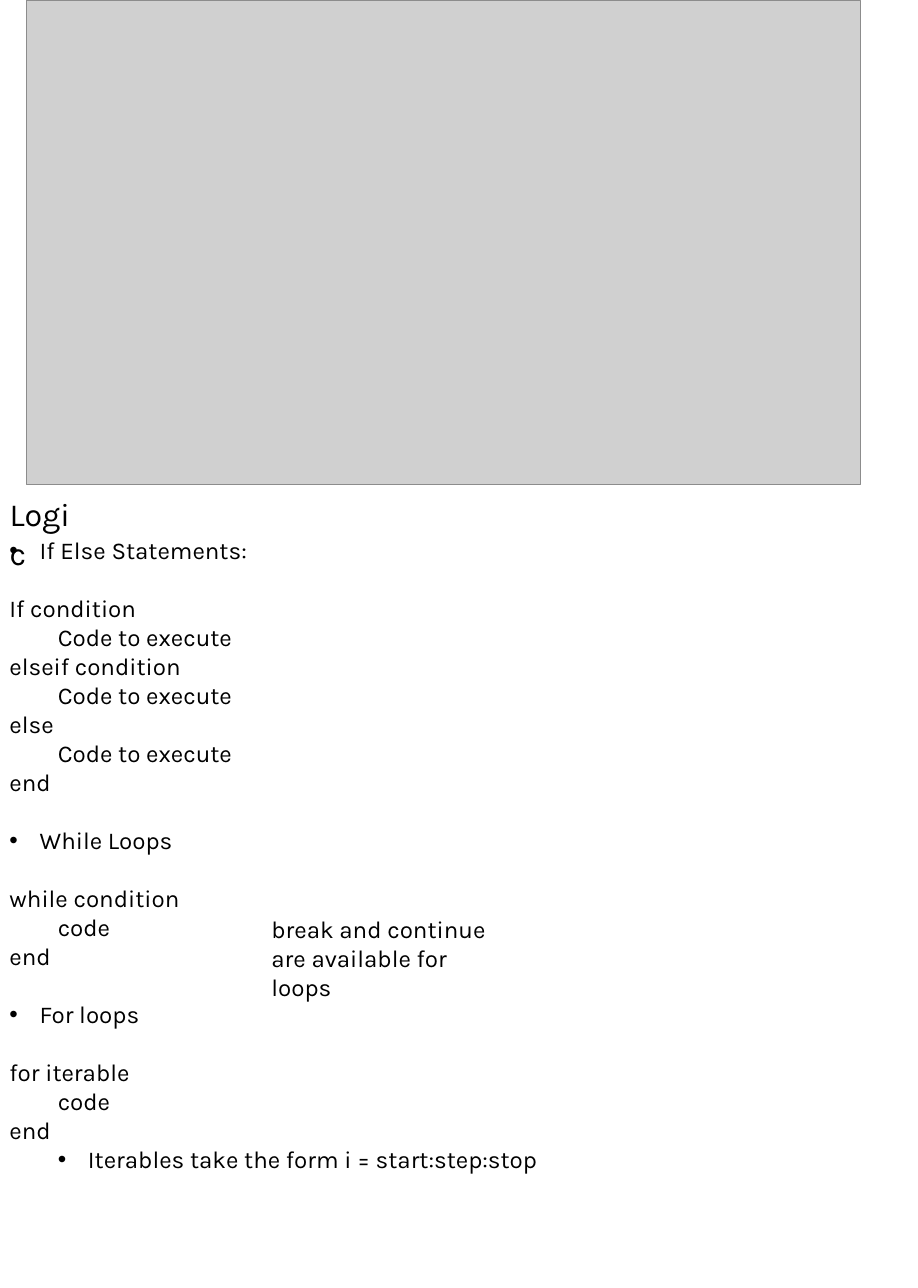
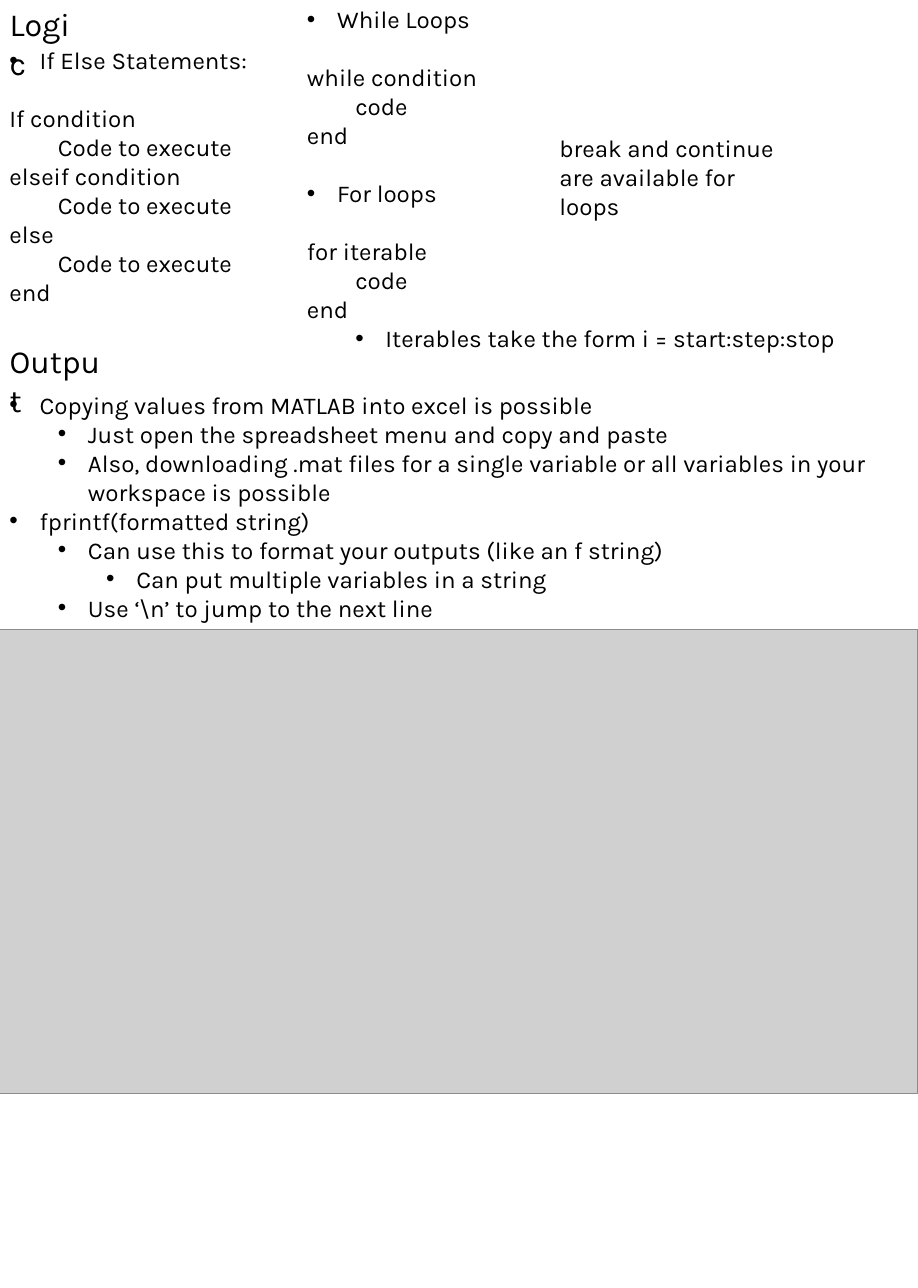
Before and after one commit to 1980s-Space-Guy/Fall24Classes, a slide deck: slide 11 of NumericalAnalysis.pptx. Drawn at 918x1288 pixels with LibreOffice and Linux fonts; fonts in the diff are those of the drawing; grey boxes stand for pictures. Boxes give left, top, right and bottom in pixels: in the first picture for what was removed or moved away, otherwise in the second. Text is boxed around its words. In the diff, an @@ line names an element or a change of style, - is before the commit and + after.

```diff
--- a/NumericalAnalysis.pptx
+++ b/NumericalAnalysis.pptx
@@ text "Logic": place and size @@
-text "Logic" at box(0, 490, 95, 538)
+text "Logic" at box(0, 0, 95, 48)
@@ picture removed at box(27, 0, 861, 484) @@
@@ text added at box(307, 11, 834, 353), 18 pt, text #000000 @@
+• While Loops
+while condition
+code
+end
+• For loops
+for iterable
+code
+end
+  • Iterables take the form i = start:step:stop
@@ text "If Else Statements:": place and size @@
-text "If Else Statements:" at box(9, 542, 537, 1174)
+text "If Else Statements:" at box(9, 52, 247, 302)
@@ text "break and continue are available ...": place and size @@
-text "break and continue are available ..." at box(271, 921, 485, 1001)
+text "break and continue are available ..." at box(559, 140, 773, 221)
@@ text added at box(0, 336, 119, 385), 24 pt, text #000000 @@
+Output
@@ text added at box(40, 397, 865, 622), 18 pt, text #000000 @@
+• Copying values from MATLAB into excel is possible
+  • Just open the spreadsheet menu and copy and paste
+  • Also, downloading .mat files for a single variable or all variables in your workspace is possible
+• fprintf(formatted string)
+  • Can use this to format your outputs (like an f string)
+    • Can put multiple variables in a string
+  • Use ‘\n’ to jump to the next line
@@ picture added at box(0, 629, 918, 1094) @@
@@ text at box(9, 832, 537, 1174): paragraphs removed @@
-• While Loops
-while condition
-code
-end
-• For loops
-for iterable
-code
-end
-  • Iterables take the form i = start:step:stop
```
Also in this commit, not shown: 1 other slide changed, 2 slides added, 1 other file.
